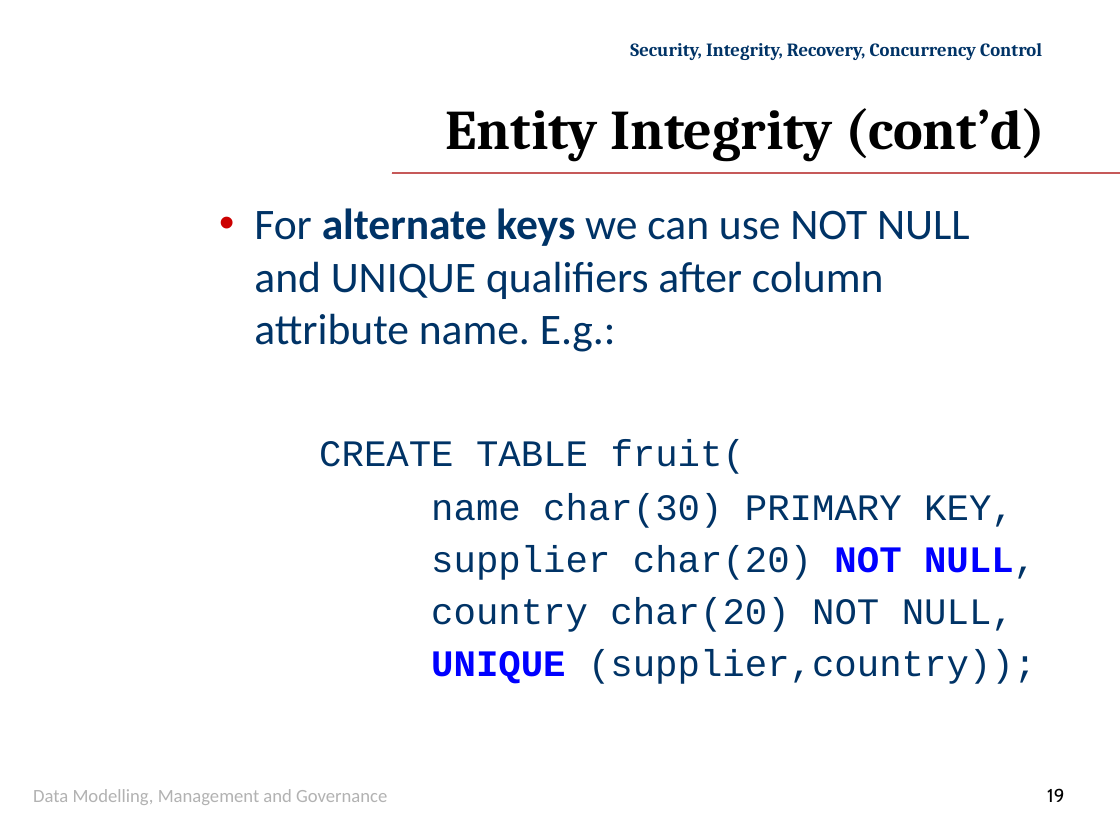
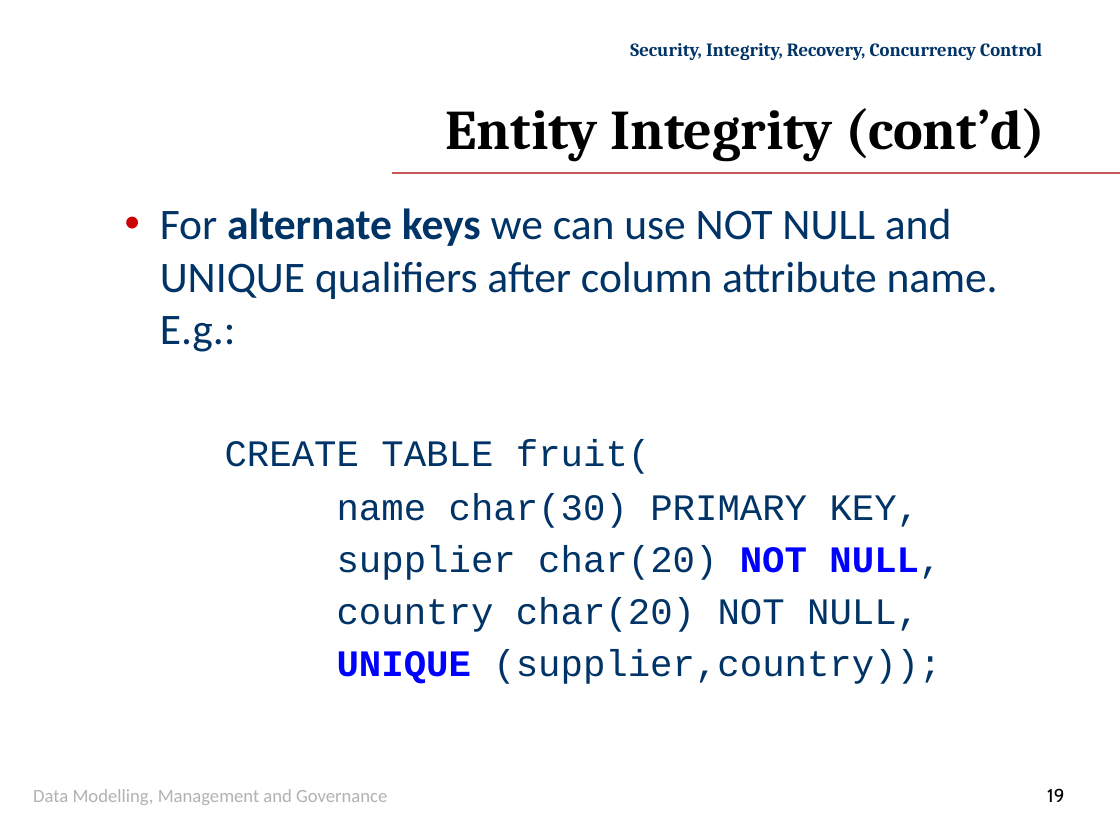
Before and after one commit to GangminLi/GangminLi.github.io, a slide deck: slide 19 of slides/cis108-6/Slides 4.2 - Data System Maintenance.pptx. Drawn at 1120x840 pixels with LibreOffice and Linux fonts; fonts in the diff are those of the drawing; background and template pictures are left out. Boxes give left, top, right and bottom in pixels: in the first picture for what was removed or moved away, otherwise in the second. Text is boxed around its words. In the diff, an @@ line names an element or a change of style, - is before the commit and + after.

```diff
--- a/slides/cis108-6/Slides 4.2 - Data System Maintenance.pptx
+++ b/slides/cis108-6/Slides 4.2 - Data System Maintenance.pptx
@@ text "For alternate keys we can ..." rewrapped from [254,208,1036,684] to [160,208,998,684] @@
```
Also in this commit, not shown: 1 other slide changed, 12 other files.
